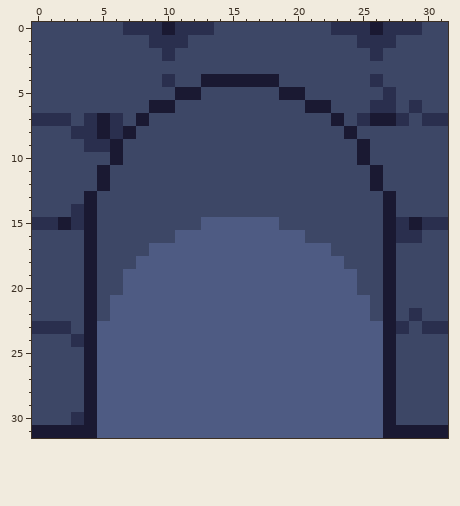
File history of a pixel-art sprite, RawAssets/Dungeon/Dungeon_1/Dungeon_1_Arch_Open.png. Above, as it was before the edit.
The file is 32x32 pixels. Colours within 5 levels of each other are drawn and written as one.
The result:
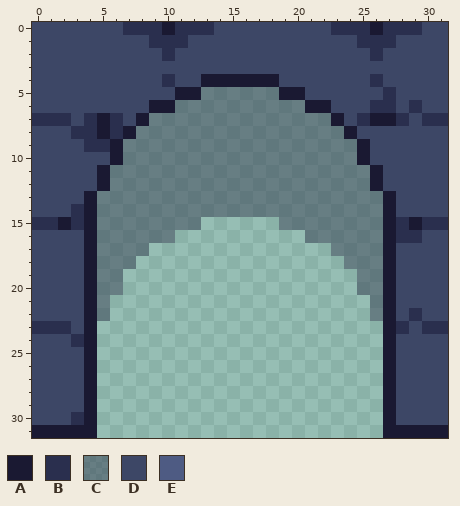
Palette (. is transparent): A #1a1932  B #2a2f4e  C #32384d79  D #3d4766  E #4e5b83
Difference:
Changed rows in their new state; - is an unchanged pixel.
first column x 5:
 5 --------CCCCCC--------
 6 ------CCCCCCCCCC------
 7 ----CCCCCCCCCCCCCC----
 8 ---CCCCCCCCCCCCCCCC---
 9 --CCCCCCCCCCCCCCCCCC--
10 --CCCCCCCCCCCCCCCCCC--
11 -CCCCCCCCCCCCCCCCCCCC-
12 -CCCCCCCCCCCCCCCCCCCC-
13 CCCCCCCCCCCCCCCCCCCCCC
14 CCCCCCCCCCCCCCCCCCCCCC
15 CCCCCCCC......CCCCCCCC
16 CCCCCC..........CCCCCC
17 CCCC..............CCCC
18 CCC................CCC
19 CC..................CC
20 CC..................CC
21 C....................C
22 C....................C
23 ......................
24 ......................
25 ......................
26 ......................
27 ......................
28 ......................
29 ......................
30 ......................
31 ......................
Pixel boxes of the changes (left, top, right, bottom) in both pictures:
changed: (97, 87, 383, 438)
